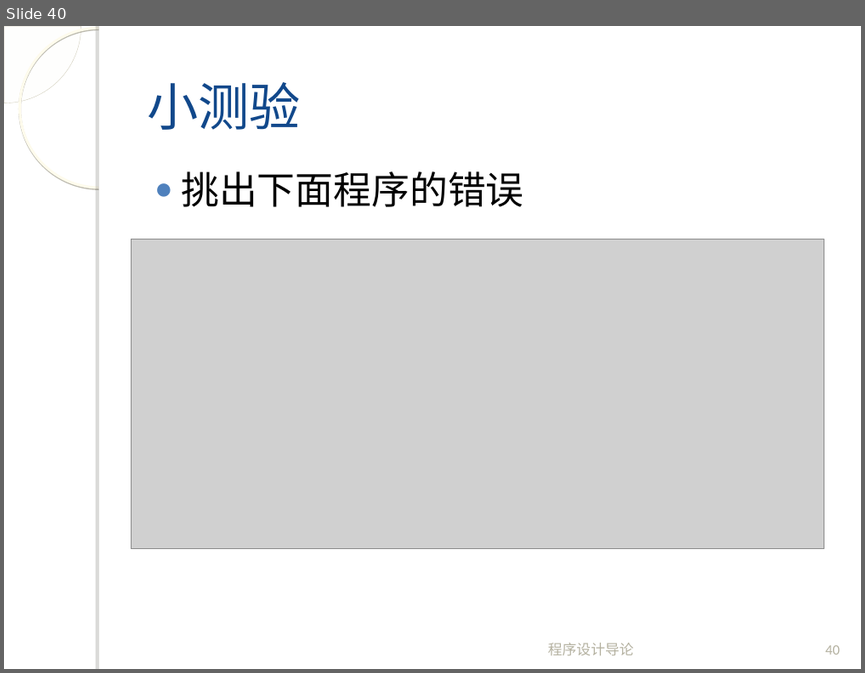
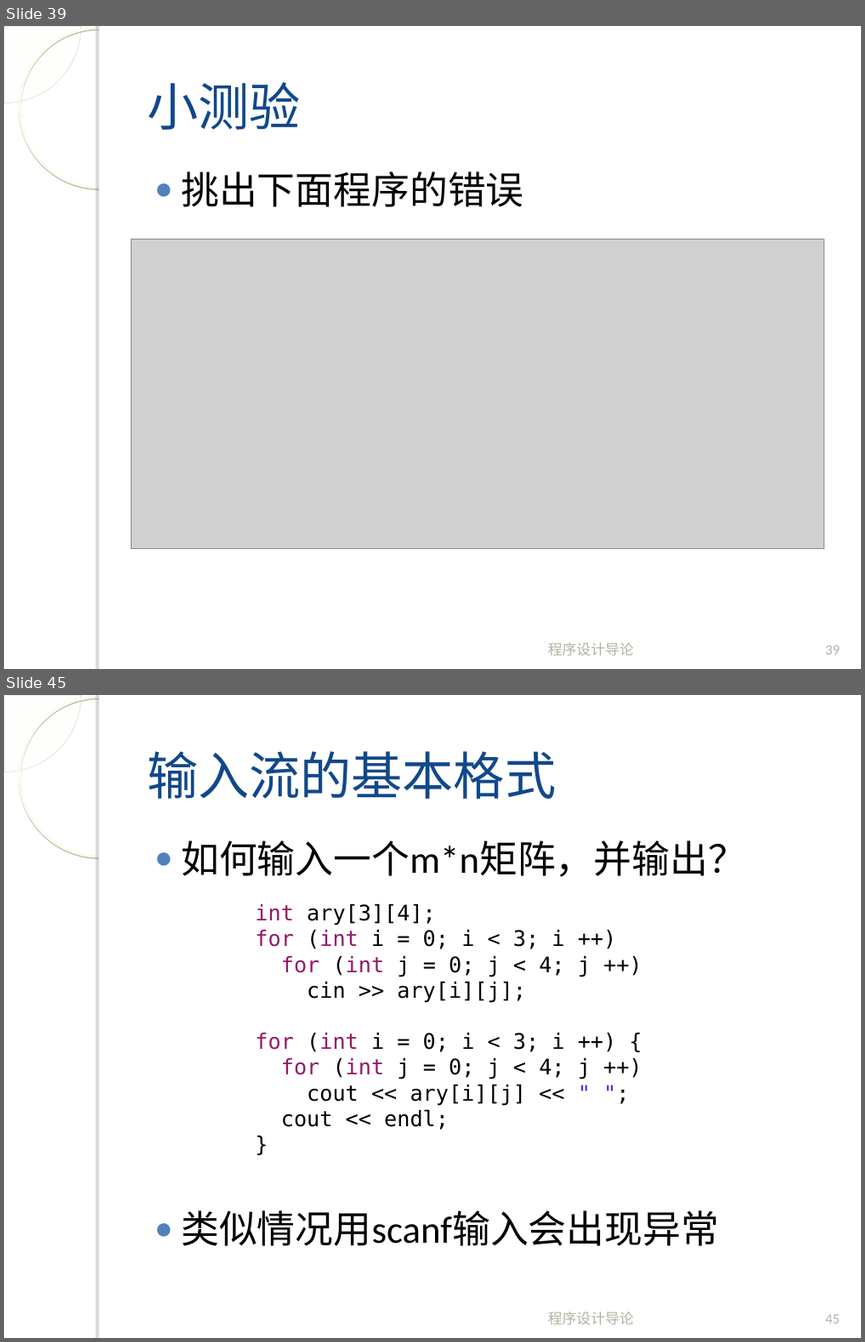
Before and after one commit to fanju1984/introduction-to-programming, a slide deck: introduction-to-programming/slides/2018/03-Data-And-C-1.ppt. Shown one above the other, each under a label of ours: slide 40 before the commit, slides 39 and 45 after it; the slides between them are not shown. The pictures are 865x673 and 865x1342 pixels, drawn with LibreOffice and Linux fonts; fonts in the diff are those of the drawing; grey boxes stand for pictures; background and template pictures are left out. Boxes give left, top, right and bottom in pixels: in the first picture for what was removed or moved away, otherwise in the second. Text is boxed around its words. In the diff, an @@ line names an element or a change of style, - is before the commit and + after.

```diff
--- a/introduction-to-programming/slides/2018/03-Data-And-C-1.ppt
+++ b/introduction-to-programming/slides/2018/03-Data-And-C-1.ppt
@@ slide 45 added at (x1=4, y1=695, x2=861, y2=1338), background picture (left out); not listed: 4 template elements that a slide beside it also shows @@
@@ title added at (x1=147, y1=751, x2=556, y2=799), 43 pt, text #11488B @@
+输入流的基本格式
@@ text added at (x1=181, y1=840, x2=746, y2=1246), 32 pt, text #000000 @@
+● 如何输入一个m*n矩阵，并输出？
+● 类似情况用scanf输入会出现异常
@@ text added at (x1=255, y1=904, x2=590, y2=1129), 18 pt, text #000000 @@
+int ary[3][4];
+for (int i = 0; i < 3; i ++)
+for (int j = 0; j < 4; j ++)
+cin >> ary[i][j];
+for (int i = 0; i < 3; i ++) {
+for (int j = 0; j < 4; j ++)
+cout << ary[i][j] << " ";
+cout << endl;
+}
@@ text added at (x1=548, y1=1311, x2=634, y2=1324), 12 pt, text #B4B1A0 @@
+程序设计导论
@@ page number added at (x1=825, y1=1314, x2=840, y2=1323), 12 pt, text #B4B1A0 @@
+45
@@ what was slide 40 is now slide 39 @@
@@ page number at (x1=825, y1=645, x2=840, y2=654): text changed @@
-40
+39
```
Also in this commit, not shown: 2 slides changed, 9 other slides added, 11 slides removed, 1 other file.
